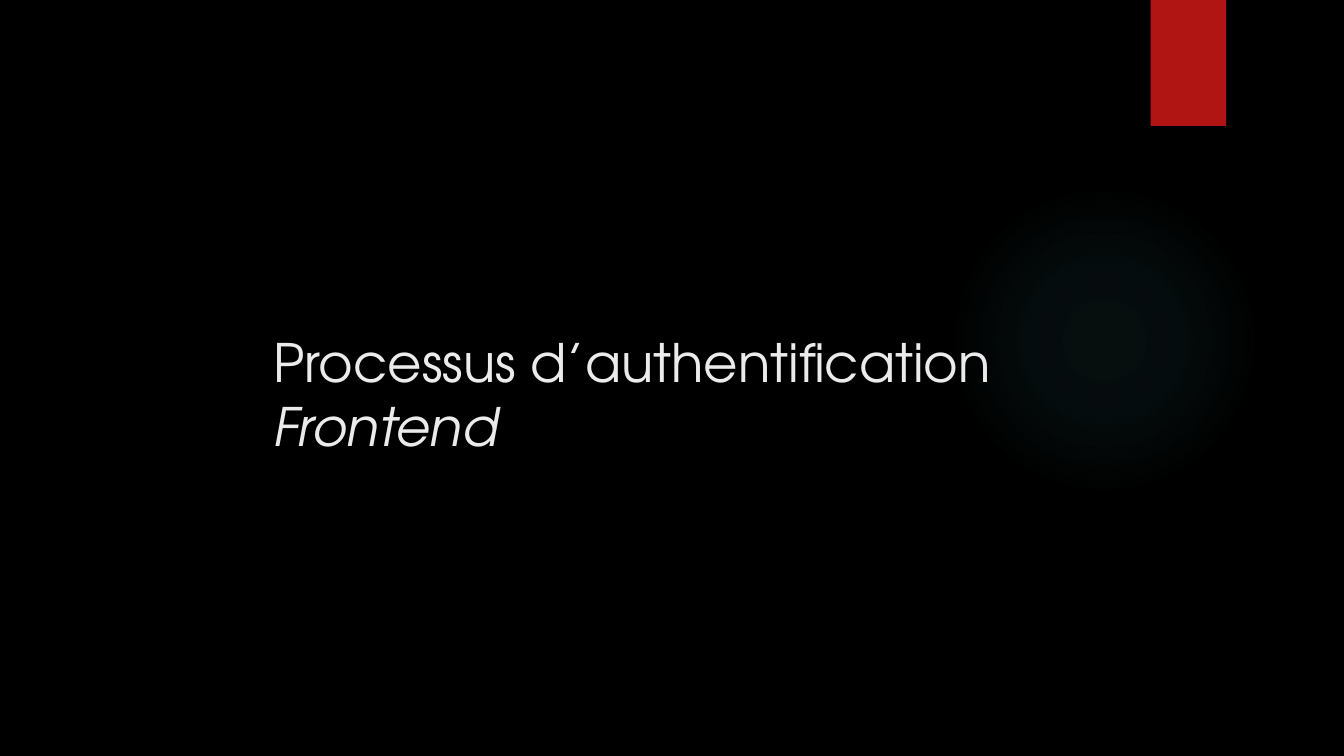
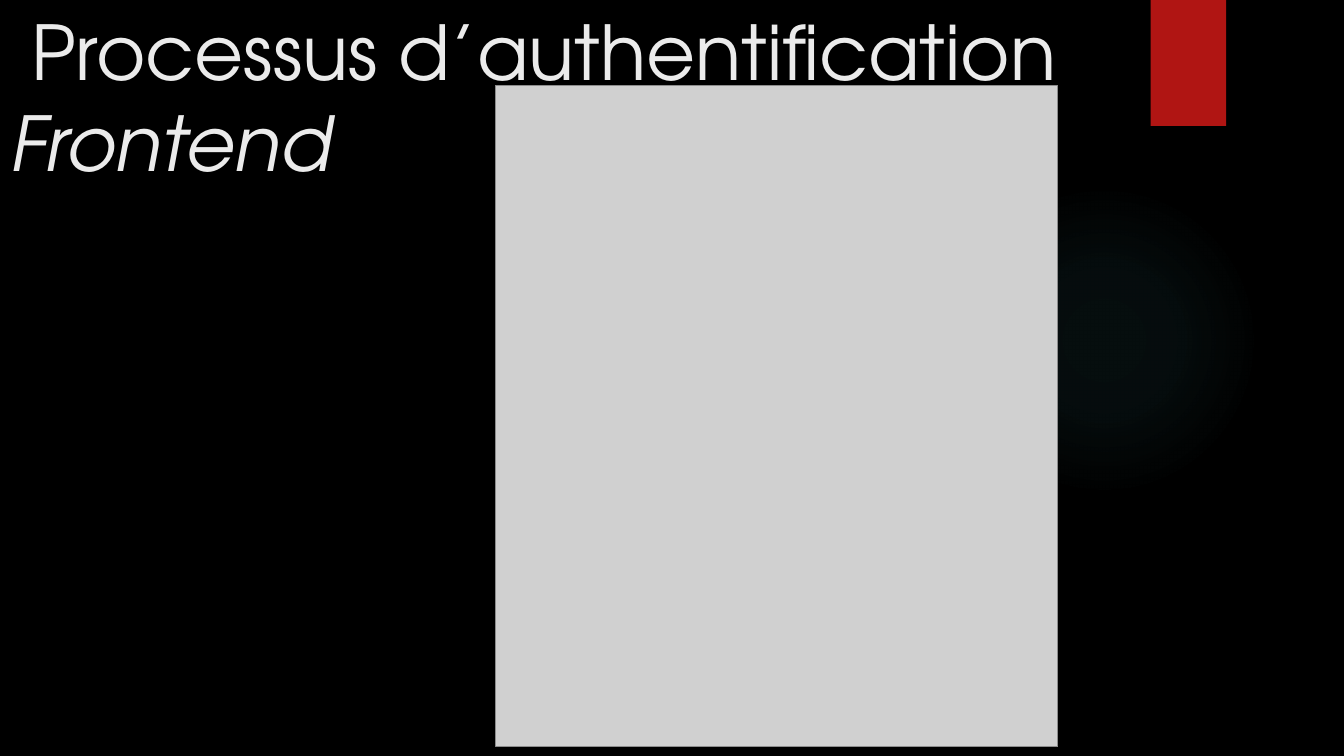
Before and after one commit to mbonjour/Shoot4Stats, a slide deck: slide 14 of Documentation/Défense/Shoot4stats.pptx (slide 4 before the commit). Drawn at 1344x756 pixels with LibreOffice and Linux fonts; fonts in the diff are those of the drawing; grey boxes stand for pictures; background and template pictures are left out. Boxes give left, top, right and bottom in pixels: in the first picture for what was removed or moved away, otherwise in the second. Text is boxed around its words. In the diff, an @@ line names an element or a change of style, - is before the commit and + after.

```diff
--- a/Documentation/Défense/Shoot4stats.pptx
+++ b/Documentation/Défense/Shoot4stats.pptx
@@ title "Processus d’authentification Frontend": place and size @@
-title "Processus d’authentification Frontend" at (273, 343, 990, 447)
+title "Processus d’authentification Frontend" at (10, 24, 1056, 172)
@@ title "Processus d’authentification Frontend" at (10, 24, 1056, 172): size 37.8 to 54 pt @@
@@ picture added at (496, 86, 1059, 747) @@
```
Also in this commit, not shown: 9 other slides changed, 10 slides added, 2 slides removed, 1 other file.
